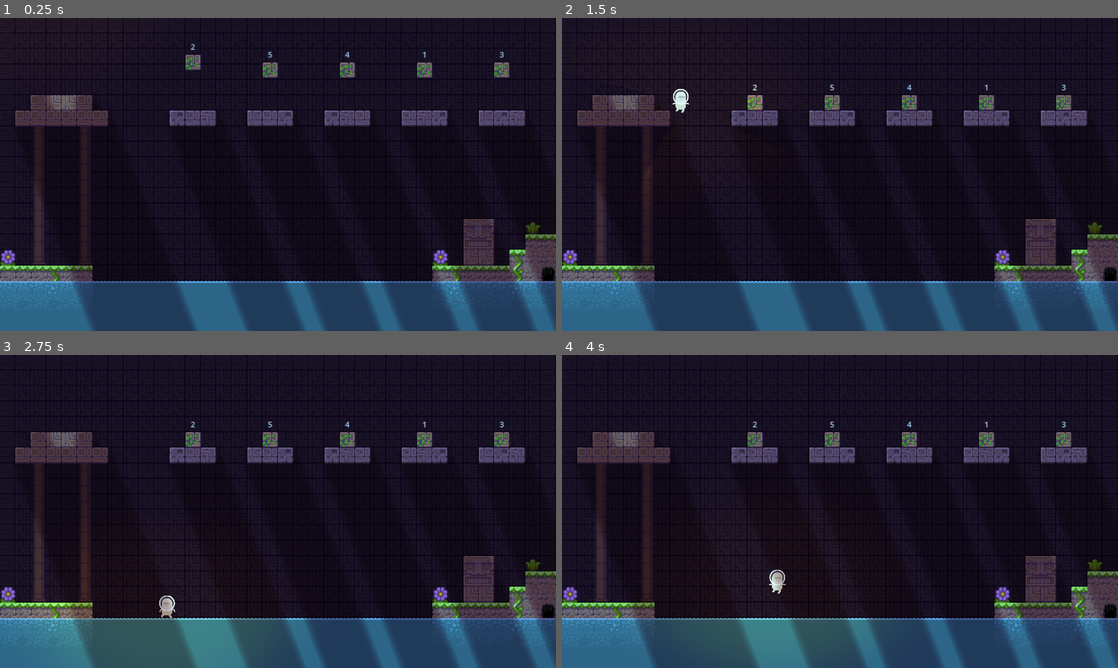
Above: before the commit, frames 1-4 (two rows, left to right).
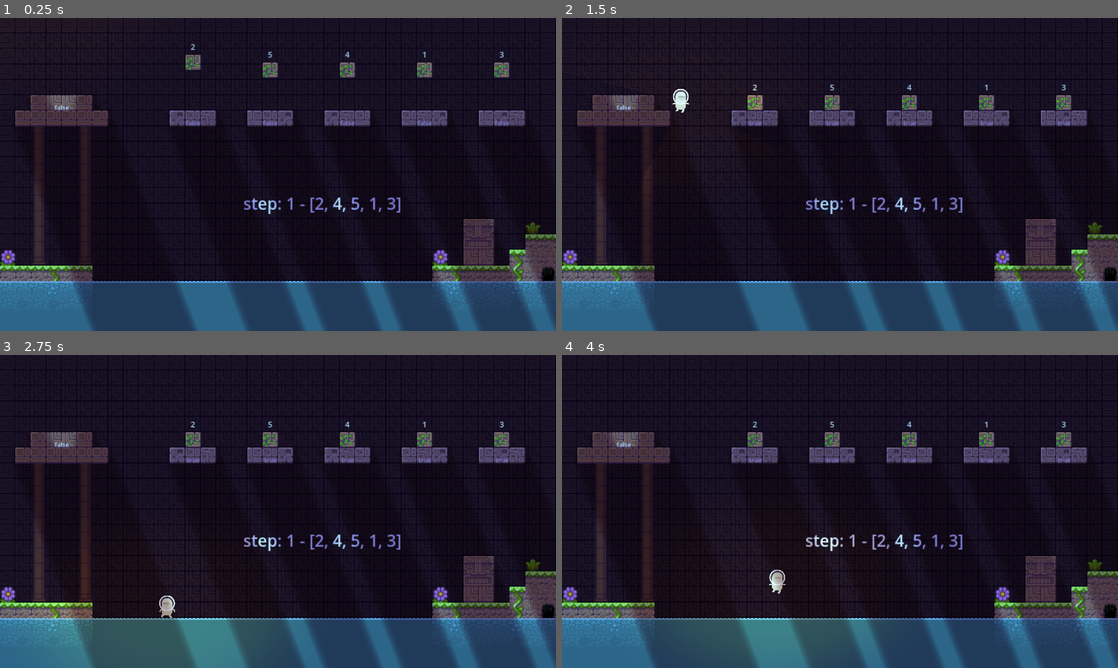
Above: after the commit, the same moments.

Repository: gabrielcoelh8/wajd-godot
Game: Godot game, scene res://world.tscn
Two runs of this game, one before a commit and one after it. Both use one fixed random seed, a clock stepped at 60 frames per second and the inputs below.
Inputs:
- Up to frame 1 (0.25 s): no input
- Up to frame 2 (1.5 s): hold Right (ui_right) from 0.53 s (still down); tap Ctrl (ui_drop) at 0.6 s; tap Up (ui_up) at 0.77 s; tap Space (ui_pick) at 0.8, 1.35 s
- Up to frame 3 (2.75 s): tap Up (ui_up) at 1.52 s; tap Ctrl (ui_drop) at 1.55, 2.1 s; release Right (ui_right) at 2.03 s; hold Left (ui_left) from 2.03 s (still down); tap Space (ui_pick) at 2.3 s
- Up to frame 4 (4 s): release Left (ui_left) at 2.78 s; hold Right (ui_right) from 2.78 s (still down); tap Space (ui_pick) at 2.85, 3.8 s; tap Up (ui_up) at 3.02, 3.77 s; tap Ctrl (ui_drop) at 3.05, 3.6 s

The runs differ from the first frame. In frame 1, 0.6% of the frame differs, in the area x 9-92%, y 27-63%; in frame 2, 0.6%; in frame 3, 0.6%; in frame 4, 0.6%.

Commit message:
v0.1.2 --STEPS INIT

Diff:
--- /dev/null
+++ b/Nodes/box.gd
@@ -0,0 +1,47 @@
+extends Area2D
+
+@onready var player = get_node("../../Player")
+@onready var area2d = get_node(".")
+@onready var boxBody = get_node("RigidBody2D")
+
+var drop_position
+var picked = false
+var dropping = false
+
+func _physics_process(_delta):
+	if picked:
+		boxBody.position = player.marker.global_position
+		boxBody.freeze = true
+	if dropping:
+		boxBody.position = drop_position
+		dropping = false
+		boxBody.freeze = false
+
+func _input(_event):
+	var bodies = area2d.get_overlapping_bodies()
+
+	if Input.is_action_just_pressed("ui_pick"):
+		for body in bodies:
+			if body is Player and player.canPick == true:
+				picked = true
+				player.canPick = false
+
+	if Input.is_action_just_pressed("ui_drop") and picked == true:
+		picked = false
+		dropping = true
+		player.canPick = true
+
+func _on_body_entered(body):
+	if body is Player:
+		print("entrered by Player")
+
+func _on_body_exited(body):
+	if body is Player:
+		print("exited by Player")
+
+func _on_area_entered(area):
+		#get drop_pos by marker of platform
+	drop_position = area.drop_position
+	print(drop_position)
+	if picked == false:
+		area.ocupada = true
--- /dev/null
+++ b/Nodes/box.tscn
@@ -0,0 +1,55 @@
+[gd_scene load_steps=6 format=3 uid="uid://drhdukpy3ob3a"]
+
+[ext_resource type="Script" path="res://Nodes/box.gd" id="1_ksr2r"]
+[ext_resource type="Texture2D" uid="uid://dynyrxcrp8dwi" path="res://platformer_tiles.png" id="1_v8obd"]
+
+[sub_resource type="RectangleShape2D" id="RectangleShape2D_c8sex"]
+size = Vector2(32, 32)
+
+[sub_resource type="LabelSettings" id="LabelSettings_h437c"]
+
+[sub_resource type="RectangleShape2D" id="RectangleShape2D_n6ft3"]
+size = Vector2(64, 64)
+
+[node name="Area2D" type="Area2D" groups=["boxArea"]]
+collision_layer = 4
+collision_mask = 10
+script = ExtResource("1_ksr2r")
+
+[node name="RigidBody2D" type="RigidBody2D" parent="."]
+
+[node name="Sprite2D" type="Sprite2D" parent="RigidBody2D"]
+texture_filter = 3
+scale = Vector2(2, 2)
+texture = ExtResource("1_v8obd")
+region_enabled = true
+region_rect = Rect2(112, 64, 16, 16)
+
+[node name="CollisionShape2D" type="CollisionShape2D" parent="RigidBody2D"]
+shape = SubResource("RectangleShape2D_c8sex")
+debug_color = Color(0.690196, 0.498039, 0, 0.419608)
+
+[node name="Label" type="Label" parent="RigidBody2D"]
+anchors_preset = 8
+anchor_left = 0.5
+anchor_top = 0.5
+anchor_right = 0.5
+anchor_bottom = 0.5
+offset_left = -16.0
+offset_top = -48.0
+offset_right = 16.0
+offset_bottom = -16.0
+grow_horizontal = 2
+grow_vertical = 2
+text = "1"
+label_settings = SubResource("LabelSettings_h437c")
+horizontal_alignment = 1
+vertical_alignment = 1
+metadata/_edit_use_anchors_ = true
+
+[node name="CollisionShape2D" type="CollisionShape2D" parent="."]
+shape = SubResource("RectangleShape2D_n6ft3")
+
+[connection signal="area_entered" from="." to="." method="_on_area_entered"]
+[connection signal="body_entered" from="." to="." method="_on_body_entered"]
+[connection signal="body_exited" from="." to="." method="_on_body_exited"]
--- /dev/null
+++ b/Nodes/platformNode.tscn
@@ -0,0 +1,32 @@
+[gd_scene load_steps=4 format=3 uid="uid://d4ejmido4py1o"]
+
+[ext_resource type="Script" path="res://Plat0.gd" id="1_4tscx"]
+
+[sub_resource type="CircleShape2D" id="CircleShape2D_va7ca"]
+radius = 48.0
+
+[sub_resource type="LabelSettings" id="LabelSettings_r21xo"]
+font_size = 13
+
+[node name="Plat0" type="Area2D" groups=["Platform"]]
+collision_layer = 8
+collision_mask = 4
+script = ExtResource("1_4tscx")
+
+[node name="CollisionShape2D" type="CollisionShape2D" parent="."]
+shape = SubResource("CircleShape2D_va7ca")
+
+[node name="DropZone" type="Marker2D" parent="." groups=["Zone"]]
+position = Vector2(0, -59)
+
+[node name="Label" type="Label" parent="."]
+offset_left = -24.0
+offset_top = 16.0
+offset_right = 25.0
+offset_bottom = 42.0
+text = "debug"
+label_settings = SubResource("LabelSettings_r21xo")
+horizontal_alignment = 1
+
+[connection signal="area_entered" from="." to="." method="_on_area_entered"]
+[connection signal="area_exited" from="." to="." method="_on_area_exited"]
--- a/Plat0.gd
+++ b/Plat0.gd
@@ -1,7 +1,20 @@
 extends Area2D
 
 @onready var dropzone = get_node("DropZone")
+@onready var label = get_node("Label")
 var drop_position
+var is_occupied = false
 
 func _ready():
 	drop_position = dropzone.global_position
+	label.set_text(str(is_occupied))
+
+func _on_area_entered(area):
+	if area.is_in_group("boxArea"):
+		is_occupied = true
+		label.set_text(str(is_occupied))
+
+func _on_area_exited(area):
+	if area.is_in_group("boxArea"):
+		is_occupied = false
+		label.set_text(str(is_occupied))
--- /dev/null
+++ b/Scripts/boxScript.gd
@@ -0,0 +1,38 @@
+extends RigidBody2D
+
+@onready var player = get_node("../../../Player")
+@onready var area2d = get_node("../../Area2D")
+@onready var label = get_node("Label")
+var drop_position
+var picked = false
+var dropping = false
+
+func _physics_process(_delta):
+	if picked:
+		self.position = player.marker.global_position
+		self.freeze = true
+	if dropping:
+		self.position = drop_position
+		dropping = false
+		self.freeze = false
+
+func _input(_event):
+	var bodies = area2d.get_overlapping_bodies()
+
+	if Input.is_action_just_pressed("ui_pick"):
+		for body in bodies:
+			if body is Player and player.canPick == true:
+				picked = true
+				player.canPick = false
+
+	if Input.is_action_just_pressed("ui_drop") and picked == true:
+		picked = false
+		dropping = true
+		player.canPick = true
+
+func _on_area_2d_area_entered(area):
+	#get drop_pos by marker of platform
+	drop_position = area.drop_position
+
+	if picked == false:
+		area.ocupada = true
--- a/Scripts/box_1.gd
+++ b/Scripts/box_1.gd
@@ -1,10 +1,13 @@
 extends RigidBody2D
+
+@onready var player = get_node("../../Player")
+@onready var label = get_node("Label")
 
 var picked = false
 var dropping = false
-@onready var player = get_node("../Player")
-@onready var label = get_node("Label")
-var drop_position
+var on_ground = true
+var player_is_inside = false
+var drop_position : Vector2
 
 func _physics_process(_delta):
 	if picked:
@@ -12,17 +15,17 @@
 		self.freeze = true
 	if dropping:
 		self.position = drop_position
+		self.freeze = false
 		dropping = false
-		self.freeze = false
 
 func _input(_event):
-	var bodies = $Area2D.get_overlapping_bodies()
-	if Input.is_action_just_pressed("ui_pick"):
-		for body in bodies:
-			if body is Player and player.canPick == true:
-				picked = true
-				player.canPick = false
-	if Input.is_action_just_pressed("ui_drop") and picked == true:
+	if Input.is_action_just_pressed("ui_pick") and player_is_inside and player.canPick == true:
+		on_ground = false
+		picked = true
+		player.canPick = false
+
+	if Input.is_action_just_pressed("ui_drop") and player_is_inside and picked == true:
+		on_ground = true
 		picked = false
 		dropping = true
 		player.canPick = true
@@ -30,3 +33,11 @@
 func _on_area_2d_area_entered(area):
 	#get drop_pos by marker of platform
 	drop_position = area.drop_position
+
+func _on_area_2d_body_entered(body):
+	if body is Player:
+		player_is_inside = true
+
+func _on_area_2d_body_exited(body):
+	if body is Player:
+		player_is_inside = false
--- a/Scripts/box_1.tscn
+++ b/Scripts/box_1.tscn
@@ -53,3 +53,5 @@
 shape = SubResource("RectangleShape2D_130ke")
 
 [connection signal="area_entered" from="Area2D" to="." method="_on_area_2d_area_entered"]
+[connection signal="body_entered" from="Area2D" to="." method="_on_area_2d_body_entered"]
+[connection signal="body_exited" from="Area2D" to="." method="_on_area_2d_body_exited"]
--- a/world.gd
+++ b/world.gd
@@ -1,7 +1,10 @@
 extends Node2D
-@onready var Box1Label = get_node("Box1/Label")
 @onready var boxes_nodes = get_tree().get_nodes_in_group("boxes")
-@onready var numbers = []
+@onready var label = $Label
+var numbers = []
+var steps = []
+var current_step = 1
+var used_numbers : Array = []
 
 # Called when the node enters the scene tree for the first time.
 func _ready():
@@ -15,7 +18,9 @@
 	print(numbers)
 	bubble_sort(numbers)
 
-var steps = []
+func _process(_delta):
+	label.set_text("step: " + str(current_step) + " - " + str(steps[current_step]))
+
 func bubble_sort(arr):
 	var n = arr.size()
 	var swapped
@@ -27,23 +32,22 @@
 			if arr[i-1] > arr[i]:
 				#debug
 				print("swap: ",arr[i - 1]," -> ", arr[i])
+								# registrar cada passo
+				for x in range(n):
+					temp_arr.append(numbers[x])
+				steps.append(temp_arr)
 
 				var temp = arr[i - 1]
 				arr[i - 1] = arr[i]
 				arr[i] = temp
 				swapped = true
 
-				# registrar cada passo
-				for x in range(n):
-					temp_arr.append(numbers[x])
-				steps.append(temp_arr)
 				temp_arr = []
 
 				print(numbers)
 		#n -= 1
 	print(steps)
 
-var used_numbers : Array = []
 func generate_unique_random():
 	var random_number = -1
 	while true:
@@ -52,3 +56,10 @@
 			used_numbers.append(random_number)
 			break
 	return random_number
+
+func analyse_step():
+	return true
+
+func next_step():
+	if current_step < steps.size():
+		current_step += 1
--- a/world.tscn
+++ b/world.tscn
@@ -4,10 +4,10 @@
 [ext_resource type="PackedScene" uid="uid://c0tr5ncyq4dk1" path="res://player.tscn" id="2_q7342"]
 [ext_resource type="PackedScene" uid="uid://cpakfslut0sdy" path="res://tile_map.tscn" id="2_qjenv"]
 [ext_resource type="PackedScene" uid="uid://46m8i6xoqsmn" path="res://Scripts/box_1.tscn" id="4_wot5r"]
-[ext_resource type="Script" path="res://Plat0.gd" id="5_5707h"]
+[ext_resource type="PackedScene" uid="uid://d4ejmido4py1o" path="res://Nodes/platformNode.tscn" id="5_ojo82"]
 
-[sub_resource type="CircleShape2D" id="CircleShape2D_va7ca"]
-radius = 48.0
+[sub_resource type="LabelSettings" id="LabelSettings_p5my3"]
+font_size = 34
 
 [node name="World" type="Node2D"]
 script = ExtResource("1_ao1eg")
@@ -19,107 +19,49 @@
 texture_repeat = 1
 position = Vector2(88, -96)
 
-[node name="Box1" parent="." instance=ExtResource("4_wot5r")]
+[node name="boxes" type="Node2D" parent="."]
+
+[node name="Box1" parent="boxes" instance=ExtResource("4_wot5r")]
 position = Vector2(400, 64)
 max_contacts_reported = 999
 contact_monitor = true
 lock_rotation = true
 
-[node name="Box2" parent="." instance=ExtResource("4_wot5r")]
+[node name="Box2" parent="boxes" instance=ExtResource("4_wot5r")]
 position = Vector2(560, 80)
 lock_rotation = true
 
-[node name="Box3" parent="." instance=ExtResource("4_wot5r")]
+[node name="Box3" parent="boxes" instance=ExtResource("4_wot5r")]
 position = Vector2(720, 80)
 lock_rotation = true
 
-[node name="Box4" parent="." instance=ExtResource("4_wot5r")]
+[node name="Box4" parent="boxes" instance=ExtResource("4_wot5r")]
 position = Vector2(880, 80)
 lock_rotation = true
 
-[node name="Box5" parent="." instance=ExtResource("4_wot5r")]
+[node name="Box5" parent="boxes" instance=ExtResource("4_wot5r")]
 position = Vector2(1040, 80)
 lock_rotation = true
 
-[node name="PlatformsArea" type="Node2D" parent="."]
+[node name="Platforms" type="Node2D" parent="."]
 
-[node name="Plat0" type="Area2D" parent="PlatformsArea" groups=["Platform"]]
+[node name="Plat" parent="Platforms" instance=ExtResource("5_ojo82")]
 position = Vector2(128, 160)
-collision_layer = 8
-collision_mask = 4
-script = ExtResource("5_5707h")
 
-[node name="CollisionShape2D" type="CollisionShape2D" parent="PlatformsArea/Plat0"]
-position = Vector2(0, -5)
-shape = SubResource("CircleShape2D_va7ca")
+[node name="Plat1" parent="Platforms" instance=ExtResource("5_ojo82")]
+position = Vector2(400, 192)
 
-[node name="DropZone" type="Marker2D" parent="PlatformsArea/Plat0" groups=["Zone"]]
-position = Vector2(0, -64)
+[node name="Plat2" parent="Platforms" instance=ExtResource("5_ojo82")]
+position = Vector2(560, 192)
 
-[node name="Plat1" type="Area2D" parent="PlatformsArea" groups=["Platform"]]
-position = Vector2(400, 192)
-collision_layer = 8
-collision_mask = 4
-script = ExtResource("5_5707h")
+[node name="Plat3" parent="Platforms" instance=ExtResource("5_ojo82")]
+position = Vector2(720, 192)
 
-[node name="CollisionShape2D" type="CollisionShape2D" parent="PlatformsArea/Plat1"]
-position = Vector2(0, -5)
-shape = SubResource("CircleShape2D_va7ca")
+[node name="Plat4" parent="Platforms" instance=ExtResource("5_ojo82")]
+position = Vector2(880, 192)
 
-[node name="DropZone" type="Marker2D" parent="PlatformsArea/Plat1" groups=["Zone"]]
-position = Vector2(0, -64)
-
-[node name="Plat2" type="Area2D" parent="PlatformsArea" groups=["Platform"]]
-position = Vector2(560, 192)
-collision_layer = 8
-collision_mask = 4
-script = ExtResource("5_5707h")
-
-[node name="CollisionShape2D" type="CollisionShape2D" parent="PlatformsArea/Plat2"]
-position = Vector2(0, -5)
-shape = SubResource("CircleShape2D_va7ca")
-
-[node name="DropZone" type="Marker2D" parent="PlatformsArea/Plat2" groups=["Zone"]]
-position = Vector2(0, -64)
-
-[node name="Plat3" type="Area2D" parent="PlatformsArea" groups=["Platform"]]
-position = Vector2(720, 192)
-collision_layer = 8
-collision_mask = 4
-script = ExtResource("5_5707h")
-
-[node name="CollisionShape2D" type="CollisionShape2D" parent="PlatformsArea/Plat3"]
-position = Vector2(0, -5)
-shape = SubResource("CircleShape2D_va7ca")
-
-[node name="DropZone" type="Marker2D" parent="PlatformsArea/Plat3" groups=["Zone"]]
-position = Vector2(0, -64)
-
-[node name="Plat4" type="Area2D" parent="PlatformsArea" groups=["Platform"]]
-position = Vector2(880, 192)
-collision_layer = 8
-collision_mask = 4
-script = ExtResource("5_5707h")
-
-[node name="CollisionShape2D" type="CollisionShape2D" parent="PlatformsArea/Plat4"]
-position = Vector2(0, -5)
-shape = SubResource("CircleShape2D_va7ca")
-
-[node name="DropZone" type="Marker2D" parent="PlatformsArea/Plat4" groups=["Zone"]]
-position = Vector2(0, -64)
-
-[node name="Plat5" type="Area2D" parent="PlatformsArea" groups=["Platform"]]
+[node name="Plat5" parent="Platforms" instance=ExtResource("5_ojo82")]
 position = Vector2(1040, 192)
-collision_layer = 8
-collision_mask = 4
-script = ExtResource("5_5707h")
-
-[node name="CollisionShape2D" type="CollisionShape2D" parent="PlatformsArea/Plat5"]
-position = Vector2(0, -5)
-shape = SubResource("CircleShape2D_va7ca")
-
-[node name="DropZone" type="Marker2D" parent="PlatformsArea/Plat5" groups=["Zone"]]
-position = Vector2(0, -64)
 
 [node name="DirectionalLight2D" type="DirectionalLight2D" parent="."]
 position = Vector2(-16, 16)
@@ -133,3 +75,19 @@
 [node name="CanvasModulate" type="CanvasModulate" parent="."]
 position = Vector2(-16, -8)
 color = Color(0.486275, 0.482353, 0.807843, 1)
+
+[node name="Label" type="Label" parent="."]
+offset_left = 504.0
+offset_top = 360.0
+offset_right = 607.0
+offset_bottom = 410.0
+text = "debug"
+label_settings = SubResource("LabelSettings_p5my3")
+
+[editable path="boxes/Box1"]
+[editable path="Platforms/Plat"]
+[editable path="Platforms/Plat1"]
+[editable path="Platforms/Plat2"]
+[editable path="Platforms/Plat3"]
+[editable path="Platforms/Plat4"]
+[editable path="Platforms/Plat5"]
